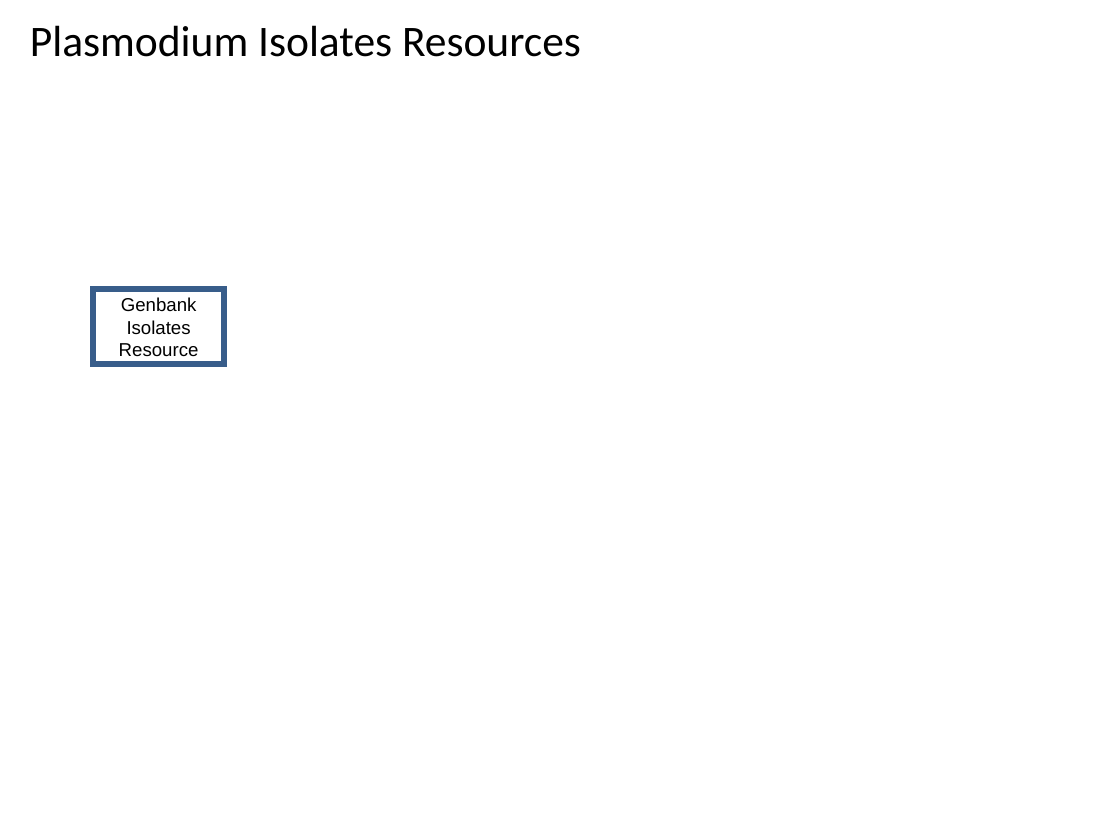
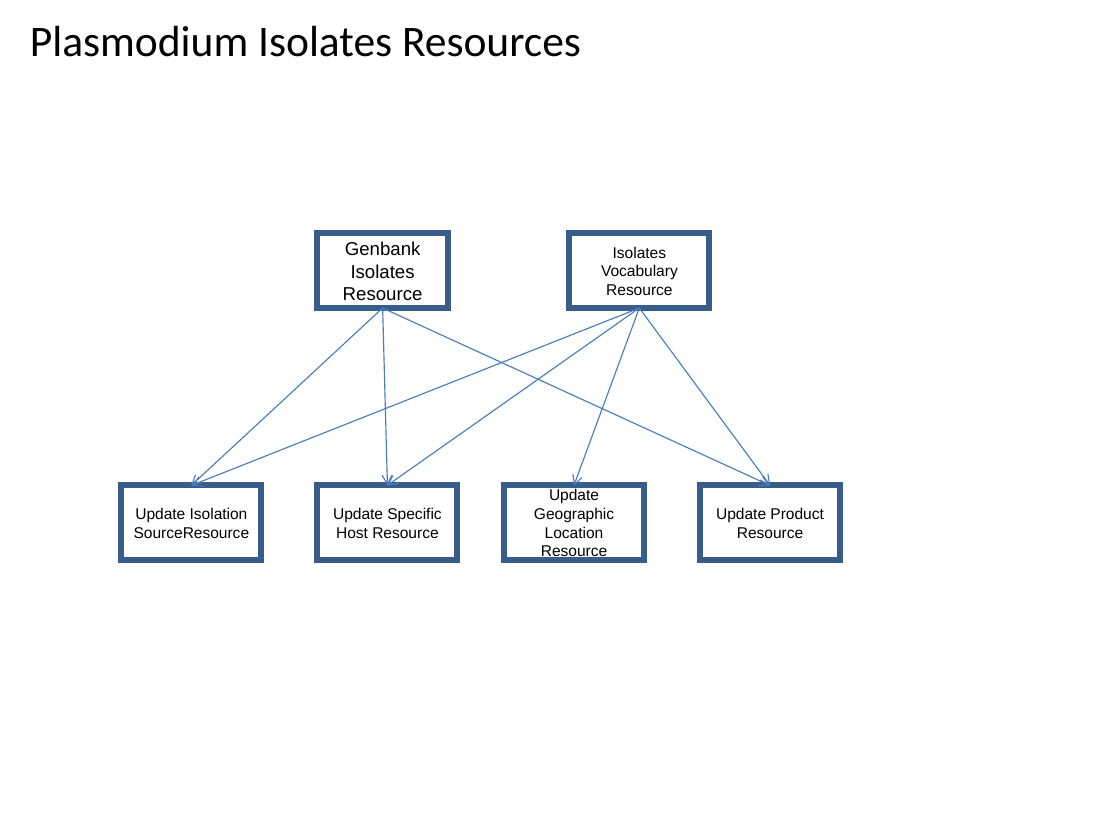
Before and after one commit to VEuPathDB/ApiCommonWorkflow, a slide deck: slide 13 of Main/doc/IntegratedWorkflow.ppt. Drawn at 1120x840 pixels with LibreOffice and Linux fonts; fonts in the diff are those of the drawing. Boxes give left, top, right and bottom in pixels: in the first picture for what was removed or moved away, otherwise in the second. Text is boxed around its words. In the diff, an @@ line names an element or a change of style, - is before the commit and + after.

Commit message:
group isolate steps together

```diff
--- a/Main/doc/IntegratedWorkflow.ppt
+++ b/Main/doc/IntegratedWorkflow.ppt
@@ rectangle "Genbank Isolates": place and size @@
-rectangle "Genbank Isolates" at [93,289,224,364]
+rectangle "Genbank Isolates" at [317,233,448,308]
@@ rectangle added at [569,233,709,308], outline #385D8A 4 pt, 10 pt, text #000000 @@
+Isolates Vocabulary
+Resource
@@ arrow added from (640, 308) to (192, 485), #4A7EBB 0.74 pt @@
@@ arrow added from (383, 308) to (192, 485), #4A7EBB 0.74 pt @@
@@ arrow added from (383, 308) to (388, 485), #4A7EBB 0.74 pt @@
@@ arrow added from (383, 308) to (769, 485), #4A7EBB 0.74 pt @@
@@ arrow added from (640, 308) to (388, 485), #4A7EBB 0.74 pt @@
@@ arrow added from (640, 308) to (573, 485), #4A7EBB 0.74 pt @@
@@ arrow added from (640, 308) to (771, 485), #4A7EBB 0.74 pt @@
@@ rectangle added at [121,485,261,560], outline #385D8A 4 pt, 10 pt, text #000000 @@
+Update Isolation SourceResource
@@ rectangle added at [317,485,457,560], outline #385D8A 4 pt, 10 pt, text #000000 @@
+Update Specific Host Resource
@@ rectangle added at [504,485,644,560], outline #385D8A 4 pt, 10 pt, text #000000 @@
+Update Geographic Location Resource
@@ rectangle added at [700,485,840,560], outline #385D8A 4 pt, 10 pt, text #000000 @@
+Update Product Resource
```
Also in this commit, not shown: 1 other slide changed.
